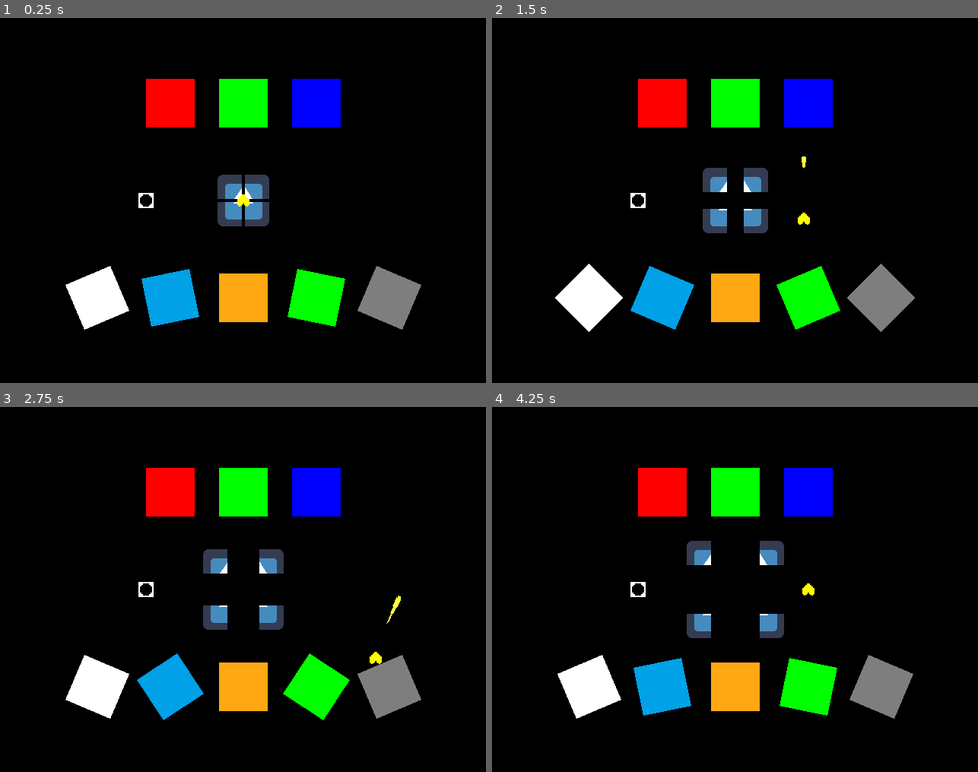
Above: before the commit, frames 1-4 (two rows, left to right).
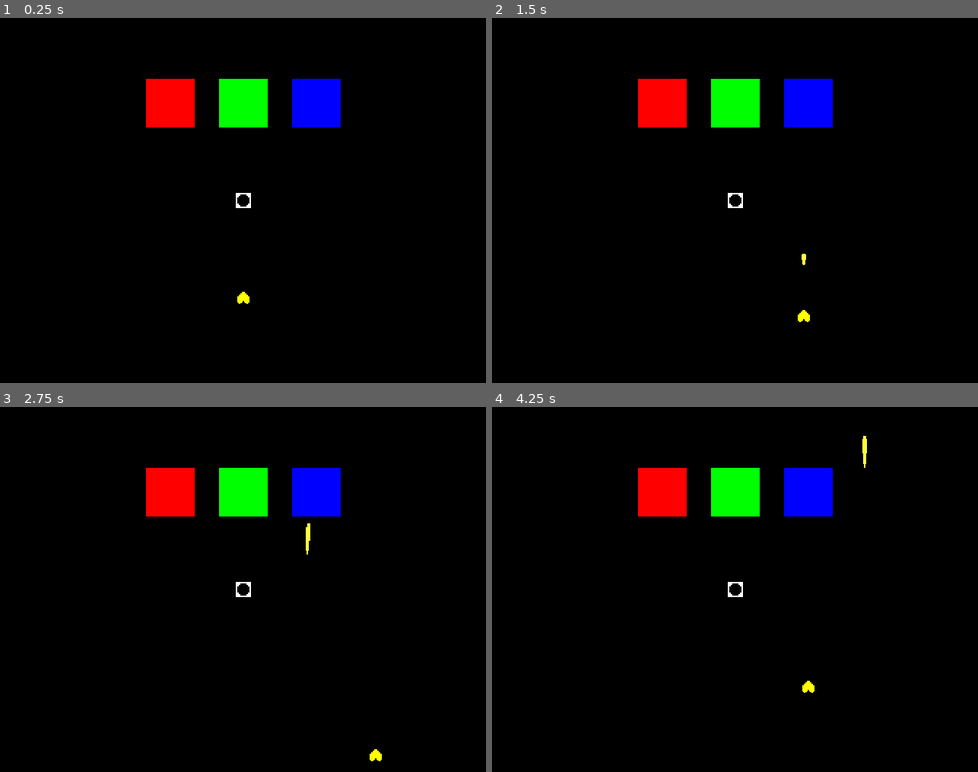
Above: after the commit, the same moments.

Repository: inokoorii/endless-mettaton-godot-3
Game: Godot game, scene res://src/scenes/core/main_scene.tscn
Two runs of this game, one before a commit and one after it. Both use one fixed random seed, a clock stepped at 60 frames per second and the inputs below. The engine's default icon, where the game draws it, is replaced by a stand-in: a white triangle on a blue panel in a dark square.
Inputs:
- Up to frame 1 (0.25 s): no input
- Up to frame 2 (1.5 s): hold Right (move_right) 0.53-1.28 s; tap Z (action_confirm) at 0.6, 1.35 s; hold Down (move_down) from 1.28 s (still down)
- Up to frame 3 (2.75 s): release Down (move_down) at 2.03 s; hold Right (move_right) from 2.03 s (still down); tap Z (action_confirm) at 2.1 s
- Up to frame 4 (4.25 s): release Right (move_right) at 2.78 s; hold Up (move_up) 2.78-3.53 s; tap Z (action_confirm) at 2.85, 3.6 s; hold Left (move_left) from 3.53 s (still down)

The runs differ from the first frame. In frame 1, 8.1% of the frame differs, in the area x 13-87%, y 42-86%; in frame 2, 8.2%; in frame 3, 8.3%, in the area x 13-87%, y 31-98%; in frame 4, 8.3%.

Commit message:
Add `box_type` property to `MettaBox` bullet

Diff:
--- a/src/scenes/battle/battle.tscn
+++ b/src/scenes/battle/battle.tscn
@@ -1,11 +1,8 @@
-[gd_scene load_steps=12 format=2]
+[gd_scene load_steps=8 format=2]
 
 [ext_resource path="res://src/scripts/battle/battle.gd" type="Script" id=1]
 [ext_resource path="res://src/scenes/battle/player/player_heart.tscn" type="PackedScene" id=2]
 [ext_resource path="res://src/scripts/battle/player/player_heart_bullet_detector.gd" type="Script" id=3]
-[ext_resource path="res://src/scripts/battle/enemy_bullets/enemy_bullet.gd" type="Script" id=4]
-[ext_resource path="res://src/scenes/other/sliced_sprite.tscn" type="PackedScene" id=5]
-[ext_resource path="res://icon.png" type="Texture" id=6]
 [ext_resource path="res://src/scenes/battle/enemy_bullets/metta_box.tscn" type="PackedScene" id=7]
 
 [sub_resource type="RectangleShape2D" id=1]
@@ -15,9 +12,6 @@
 extents = Vector2( 64, 64 )
 
 [sub_resource type="RectangleShape2D" id=3]
-extents = Vector2( 64, 64 )
-
-[sub_resource type="RectangleShape2D" id=4]
 extents = Vector2( 64, 64 )
 
 [node name="Battle" type="Node2D"]
@@ -38,14 +32,14 @@
 }
 action = 0
 
-[node name="ColorRect" type="ColorRect" parent="BattlePlayerHeartDetectors/DetectorIgnore"]
+[node name="Sprite" type="ColorRect" parent="BattlePlayerHeartDetectors/DetectorIgnore"]
 margin_left = -64.0
 margin_top = -64.0
 margin_right = 64.0
 margin_bottom = 64.0
 color = Color( 1, 0, 0, 1 )
 
-[node name="CollisionShape2D" type="CollisionShape2D" parent="BattlePlayerHeartDetectors/DetectorIgnore"]
+[node name="Hurtbox" type="CollisionShape2D" parent="BattlePlayerHeartDetectors/DetectorIgnore"]
 visible = false
 shape = SubResource( 1 )
 
@@ -58,14 +52,14 @@
 }
 action = 1
 
-[node name="ColorRect" type="ColorRect" parent="BattlePlayerHeartDetectors/DetectorDestroy"]
+[node name="Sprite" type="ColorRect" parent="BattlePlayerHeartDetectors/DetectorDestroy"]
 margin_left = -64.0
 margin_top = -64.0
 margin_right = 64.0
 margin_bottom = 64.0
 color = Color( 0, 1, 0, 1 )
 
-[node name="CollisionShape2D" type="CollisionShape2D" parent="BattlePlayerHeartDetectors/DetectorDestroy"]
+[node name="Hurtbox" type="CollisionShape2D" parent="BattlePlayerHeartDetectors/DetectorDestroy"]
 visible = false
 shape = SubResource( 2 )
 
@@ -78,161 +72,20 @@
 }
 action = 2
 
-[node name="ColorRect" type="ColorRect" parent="BattlePlayerHeartDetectors/DetectorDeflect"]
+[node name="Sprite" type="ColorRect" parent="BattlePlayerHeartDetectors/DetectorDeflect"]
 margin_left = -64.0
 margin_top = -64.0
 margin_right = 64.0
 margin_bottom = 64.0
 color = Color( 0, 0, 1, 1 )
 
-[node name="CollisionShape2D" type="CollisionShape2D" parent="BattlePlayerHeartDetectors/DetectorDeflect"]
+[node name="Hurtbox" type="CollisionShape2D" parent="BattlePlayerHeartDetectors/DetectorDeflect"]
 visible = false
 shape = SubResource( 3 )
 
 [node name="BattleBullets" type="Node2D" parent="."]
 
-[node name="BulletWhite" type="Area2D" parent="BattleBullets" groups=["BattleEnemyBullets"]]
-position = Vector2( -192, 128 )
-scale = Vector2( 0.5, 0.5 )
-script = ExtResource( 4 )
-__meta__ = {
-"_edit_group_": true
-}
-bullet_type = 0
-bullet_color = 0
-on_hit_damage = 0
-on_hit_heal = 0
-on_hit_invincibility_frames = 900.0
-movement_speed = 0.0
-movement_direction = Vector2( 0, 0 )
-movement_rotation_degrees = -90.0
-movement_rotate_velocity = false
-
-[node name="ColorRect" type="ColorRect" parent="BattleBullets/BulletWhite"]
-margin_left = -64.0
-margin_top = -64.0
-margin_right = 64.0
-margin_bottom = 64.0
-
-[node name="CollisionShape2D" type="CollisionShape2D" parent="BattleBullets/BulletWhite"]
-visible = false
-shape = SubResource( 4 )
-
-[node name="BulletBlue" type="Area2D" parent="BattleBullets" groups=["BattleEnemyBullets"]]
-modulate = Color( 0, 0.635294, 0.909804, 1 )
-position = Vector2( -96, 128 )
-scale = Vector2( 0.5, 0.5 )
-script = ExtResource( 4 )
-__meta__ = {
-"_edit_group_": true
-}
-bullet_type = 0
-bullet_color = 1
-on_hit_damage = 0
-on_hit_heal = 0
-on_hit_invincibility_frames = 900.0
-movement_speed = 0.0
-movement_direction = Vector2( 0, 0 )
-movement_rotation_degrees = -45.0
-movement_rotate_velocity = false
-
-[node name="ColorRect" type="ColorRect" parent="BattleBullets/BulletBlue"]
-margin_left = -64.0
-margin_top = -64.0
-margin_right = 64.0
-margin_bottom = 64.0
-
-[node name="CollisionShape2D" type="CollisionShape2D" parent="BattleBullets/BulletBlue"]
-visible = false
-shape = SubResource( 4 )
-
-[node name="BulletOrange" type="Area2D" parent="BattleBullets" groups=["BattleEnemyBullets"]]
-modulate = Color( 1, 0.662745, 0.0784314, 1 )
-position = Vector2( 0, 128 )
-scale = Vector2( 0.5, 0.5 )
-script = ExtResource( 4 )
-__meta__ = {
-"_edit_group_": true
-}
-bullet_type = 0
-bullet_color = 2
-on_hit_damage = 0
-on_hit_heal = 0
-on_hit_invincibility_frames = 900.0
-movement_speed = 0.0
-movement_direction = Vector2( 0, 0 )
-movement_rotation_degrees = 0.0
-movement_rotate_velocity = false
-
-[node name="ColorRect" type="ColorRect" parent="BattleBullets/BulletOrange"]
-margin_left = -64.0
-margin_top = -64.0
-margin_right = 64.0
-margin_bottom = 64.0
-
-[node name="CollisionShape2D" type="CollisionShape2D" parent="BattleBullets/BulletOrange"]
-visible = false
-shape = SubResource( 4 )
-
-[node name="BulletGreen" type="Area2D" parent="BattleBullets" groups=["BattleEnemyBullets"]]
-modulate = Color( 0, 1, 0, 1 )
-position = Vector2( 96, 128 )
-scale = Vector2( 0.5, 0.5 )
-script = ExtResource( 4 )
-__meta__ = {
-"_edit_group_": true
-}
-bullet_type = 0
-bullet_color = 3
-on_hit_damage = 0
-on_hit_heal = 0
-on_hit_invincibility_frames = 900.0
-movement_speed = 0.0
-movement_direction = Vector2( 0, 0 )
-movement_rotation_degrees = 45.0
-movement_rotate_velocity = false
-
-[node name="ColorRect" type="ColorRect" parent="BattleBullets/BulletGreen"]
-margin_left = -64.0
-margin_top = -64.0
-margin_right = 64.0
-margin_bottom = 64.0
-
-[node name="CollisionShape2D" type="CollisionShape2D" parent="BattleBullets/BulletGreen"]
-shape = SubResource( 4 )
-
-[node name="BulletGray" type="Area2D" parent="BattleBullets" groups=["BattleEnemyBullets"]]
-modulate = Color( 0.498039, 0.498039, 0.498039, 1 )
-position = Vector2( 192, 128 )
-scale = Vector2( 0.5, 0.5 )
-script = ExtResource( 4 )
-__meta__ = {
-"_edit_group_": true
-}
-bullet_type = 0
-bullet_color = 4
-on_hit_damage = 0
-on_hit_heal = 0
-on_hit_invincibility_frames = 900.0
-movement_speed = 0.0
-movement_direction = Vector2( 0, 0 )
-movement_rotation_degrees = 90.0
-movement_rotate_velocity = false
-
-[node name="ColorRect" type="ColorRect" parent="BattleBullets/BulletGray"]
-margin_left = -64.0
-margin_top = -64.0
-margin_right = 64.0
-margin_bottom = 64.0
-
-[node name="CollisionShape2D" type="CollisionShape2D" parent="BattleBullets/BulletGray"]
-visible = false
-shape = SubResource( 4 )
-
-[node name="SlicedSprite" parent="." instance=ExtResource( 5 )]
-texture = ExtResource( 6 )
+[node name="MettaBox" parent="BattleBullets" groups=["MettaBoxes"] instance=ExtResource( 7 )]
 
 [node name="BattlePlayerHeart" parent="." instance=ExtResource( 2 )]
-
-[node name="Box" parent="." instance=ExtResource( 7 )]
-position = Vector2( -128, 0 )
+position = Vector2( 0, 128 )
--- a/src/scenes/battle/enemy_bullets/metta_box.tscn
+++ b/src/scenes/battle/enemy_bullets/metta_box.tscn
@@ -1,8 +1,14 @@
-[gd_scene load_steps=4 format=2]
+[gd_scene load_steps=7 format=2]
 
 [ext_resource path="res://src/scripts/battle/enemy_bullets/metta_box.gd" type="Script" id=1]
-[ext_resource path="res://assets/sprites/battle/enemy_bullets/metta_box/metta_box.png" type="Texture" id=2]
+[ext_resource path="res://assets/sprites/battle/enemy_bullets/metta_box/metta_box_hollow.png" type="Texture" id=2]
 [ext_resource path="res://src/scenes/other/sliced_sprite.tscn" type="PackedScene" id=3]
+[ext_resource path="res://src/scripts/battle/player/player_heart_bullet_detector.gd" type="Script" id=4]
+
+[sub_resource type="RectangleShape2D" id=1]
+
+[sub_resource type="RectangleShape2D" id=2]
+extents = Vector2( 8, 8 )
 
 [node name="MettaBox" type="Area2D" groups=["BattleEnemyBullets"]]
 script = ExtResource( 1 )
@@ -19,3 +25,15 @@
 
 [node name="BoxSprite" parent="." instance=ExtResource( 3 )]
 texture = ExtResource( 2 )
+
+[node name="Hitbox" type="CollisionShape2D" parent="."]
+shape = SubResource( 1 )
+
+[node name="HeartBulletDetector" type="Area2D" parent="." groups=["BattlePlayerHeartBulletDetectors"]]
+script = ExtResource( 4 )
+action = 1
+
+[node name="Hurtbox" type="CollisionShape2D" parent="HeartBulletDetector"]
+shape = SubResource( 2 )
+
+[node name="VisibilityNotifier2D" type="VisibilityNotifier2D" parent="."]
--- a/src/scenes/battle/player/player_heart.tscn
+++ b/src/scenes/battle/player/player_heart.tscn
@@ -1,9 +1,13 @@
-[gd_scene load_steps=4 format=2]
+[gd_scene load_steps=6 format=2]
 
 [ext_resource path="res://src/scripts/battle/player/player_heart.gd" type="Script" id=1]
 [ext_resource path="res://resources/spriteframes/battle/player/player_heart.tres" type="SpriteFrames" id=2]
+[ext_resource path="res://src/scripts/battle/enemy_bullets/enemy_bullet_detector.gd" type="Script" id=3]
 
-[sub_resource type="RectangleShape2D" id=1]
+[sub_resource type="CircleShape2D" id=3]
+radius = 8.0
+
+[sub_resource type="RectangleShape2D" id=2]
 extents = Vector2( 8, 8 )
 
 [node name="BattlePlayerHeart" type="KinematicBody2D" groups=["BattlePlayerHearts"]]
@@ -16,4 +20,10 @@
 frames = ExtResource( 2 )
 
 [node name="HeartCollider" type="CollisionShape2D" parent="."]
-shape = SubResource( 1 )
+shape = SubResource( 3 )
+
+[node name="EnemyBulletDetector" type="Area2D" parent="." groups=["BattleEnemyBulletDetectors"]]
+script = ExtResource( 3 )
+
+[node name="Hurtbox" type="CollisionShape2D" parent="EnemyBulletDetector"]
+shape = SubResource( 2 )
--- a/src/scenes/core/main_scene.tscn
+++ b/src/scenes/core/main_scene.tscn
@@ -3,11 +3,12 @@
 [ext_resource path="res://src/scripts/core/main_scene.gd" type="Script" id=1]
 [ext_resource path="res://src/scenes/battle/battle.tscn" type="PackedScene" id=2]
 
-[node name="MainScene" type="Control" groups=["MainScenes"]]
+[node name="MainScene" type="Control"]
 anchor_right = 1.0
 anchor_bottom = 1.0
 script = ExtResource( 1 )
 __meta__ = {
+"_edit_group_": true,
 "_edit_lock_": true
 }
 
@@ -15,13 +16,8 @@
 anchor_right = 1.0
 anchor_bottom = 1.0
 color = Color( 0, 0, 0, 1 )
-__meta__ = {
-"_edit_lock_": true
-}
 
-[node name="Viewports" type="Node" parent="."]
-
-[node name="Game" type="ViewportContainer" parent="Viewports"]
+[node name="GameViewportContainer" type="ViewportContainer" parent="."]
 anchor_left = 0.5
 anchor_top = 0.5
 anchor_right = 0.5
@@ -30,14 +26,11 @@
 margin_top = -240.0
 margin_right = 320.0
 margin_bottom = 240.0
-__meta__ = {
-"_edit_lock_": true
-}
 
-[node name="GameViewport" type="Viewport" parent="Viewports/Game"]
+[node name="GameViewport" type="Viewport" parent="GameViewportContainer"]
 size = Vector2( 640, 480 )
 transparent_bg = true
 handle_input_locally = false
 render_target_update_mode = 3
 
-[node name="Battle" parent="Viewports/Game/GameViewport" instance=ExtResource( 2 )]
+[node name="Battle" parent="GameViewportContainer/GameViewport" instance=ExtResource( 2 )]
--- a/src/scripts/battle/battle.gd
+++ b/src/scripts/battle/battle.gd
@@ -1,6 +1 @@
 extends Node2D
-
-
-func _physics_process(delta: float) -> void:
-	$SlicedSprite.h_separation += 7.5 * delta
-	$SlicedSprite.v_separation += 7.5 * delta
--- a/src/scripts/battle/enemy_bullets/enemy_bullet.gd
+++ b/src/scripts/battle/enemy_bullets/enemy_bullet.gd
@@ -254,10 +254,8 @@
 
 
 func property_can_revert(property: String):
-	var property_list: Dictionary = _get_property_list_reverts()
-	return property_list.has(property)
+	return _get_property_list_reverts().has(property)
 
 
 func property_get_revert(property: String):
-	var property_list: Dictionary = _get_property_list_reverts()
-	return property_list.get(property)
+	return _get_property_list_reverts().get(property)
--- a/src/scripts/battle/enemy_bullets/enemy_bullet_detector.gd
+++ b/src/scripts/battle/enemy_bullets/enemy_bullet_detector.gd
@@ -33,10 +33,8 @@
 
 
 func property_can_revert(property: String):
-	var property_list: Dictionary = _get_property_list_reverts()
-	return property_list.has(property)
+	return _get_property_list_reverts().has(property)
 
 
 func property_get_revert(property: String):
-	var property_list: Dictionary = _get_property_list_reverts()
-	return property_list.get(property)
+	return _get_property_list_reverts().get(property)
--- a/src/scripts/battle/enemy_bullets/metta_box.gd
+++ b/src/scripts/battle/enemy_bullets/metta_box.gd
@@ -21,6 +21,33 @@
 # SCRIPT ONREADY VARIABLES
 onready var box_sprite: SlicedSprite = \
 		get_node_or_null("BoxSprite")
+onready var heart_bullet_detector: BattlePlayerHeartBulletDetector = \
+		get_node_or_null("HeartBulletDetector")
+onready var visibility_notifier_2d: VisibilityNotifier2D = \
+		get_node_or_null("VisibilityNotifier2D")
+
+
+# GODOT OVERRIDEN BUILT-IN VIRTUAL FUNCTIONS
+func _ready() -> void:
+	add_to_group("MettaBoxes", true)
+	_update_sprite_texture()
+
+
+# SCRIPT PRIVATE FUNCTIONS
+func _update_sprite_texture() -> void:
+	if is_instance_valid(box_sprite):
+		var texture: StreamTexture
+
+		match box_type:
+			BoxTypes.BOX_TYPE_HOLLOW:
+				texture = preload(
+						"res://assets/sprites/battle/enemy_bullets/metta_box/metta_box_hollow.png")
+
+			BoxTypes.BOX_TYPE_SOLID:
+				texture = preload(
+						"res://assets/sprites/battle/enemy_bullets/metta_box/metta_box_solid.png")
+
+		box_sprite.texture = texture
 
 
 # SCRIPT SETTER FUNCTIONS
@@ -28,6 +55,7 @@
 	box_type = value
 	box_type = clamp(box_type, 0, BoxTypes.size() - 1) as int
 	emit_signal("box_type_changed")
+	_update_sprite_texture()
 
 
 # SCRIPT PROPERTY LIST FUNCTIONS
@@ -69,10 +97,8 @@
 
 
 func property_can_revert(property: String):
-	var property_list: Dictionary = _get_property_list_reverts()
-	return property_list.has(property)
+	return _get_property_list_reverts().has(property)
 
 
 func property_get_revert(property: String):
-	var property_list: Dictionary = _get_property_list_reverts()
-	return property_list.get(property)
+	return _get_property_list_reverts().get(property)
--- a/src/scripts/battle/player/player_heart.gd
+++ b/src/scripts/battle/player/player_heart.gd
@@ -77,7 +77,7 @@
 				get_parent().add_child(bullet)
 				bullet.position = position + bullet_firing_offset
 
-				bullet_firing_cooldown_left = bullet_firing_cooldown
+				bullet_firing_cooldown_left = bullet_firing_cooldown * delta
 				emit_signal("bullet_fired", bullet)
 
 
@@ -158,9 +158,9 @@
 
 func property_can_revert(property: String):
 	var property_list: Dictionary = _get_property_list_reverts()
-	return property_list.has(property)
+	return _get_property_list_reverts().has(property)
 
 
 func property_get_revert(property: String):
 	var property_list: Dictionary = _get_property_list_reverts()
-	return property_list.get(property)
+	return _get_property_list_reverts().get(property)
--- a/src/scripts/battle/player/player_heart_bullet.gd
+++ b/src/scripts/battle/player/player_heart_bullet.gd
@@ -134,10 +134,8 @@
 
 
 func property_can_revert(property: String):
-	var property_list: Dictionary = _get_property_list_reverts()
-	return property_list.has(property)
+	return _get_property_list_reverts().has(property)
 
 
 func property_get_revert(property: String):
-	var property_list: Dictionary = _get_property_list_reverts()
-	return property_list.get(property)
+	return _get_property_list_reverts().get(property)
--- a/src/scripts/battle/player/player_heart_bullet_deflected.gd
+++ b/src/scripts/battle/player/player_heart_bullet_deflected.gd
@@ -111,10 +111,8 @@
 
 
 func property_can_revert(property: String):
-	var property_list: Dictionary = _get_property_list_reverts()
-	return property_list.has(property)
+	return _get_property_list_reverts().has(property)
 
 
 func property_get_revert(property: String):
-	var property_list: Dictionary = _get_property_list_reverts()
-	return property_list.get(property)
+	return _get_property_list_reverts().get(property)
--- a/src/scripts/battle/player/player_heart_bullet_detector.gd
+++ b/src/scripts/battle/player/player_heart_bullet_detector.gd
@@ -96,10 +96,8 @@
 
 
 func property_can_revert(property: String):
-	var property_list: Dictionary = _get_property_list_reverts()
-	return property_list.has(property)
+	return _get_property_list_reverts().has(property)
 
 
 func property_get_revert(property: String):
-	var property_list: Dictionary = _get_property_list_reverts()
-	return property_list.get(property)
+	return _get_property_list_reverts().get(property)
--- a/src/scripts/core/main_scene.gd
+++ b/src/scripts/core/main_scene.gd
@@ -11,9 +11,9 @@
 onready var clear_color: ColorRect = \
 		get_node_or_null("ClearColor")
 onready var game_viewport_container: ViewportContainer = \
-		get_node_or_null("Viewports/Game")
+		get_node_or_null("GameViewportContainer")
 onready var game_viewport: Viewport = \
-		get_node_or_null("Viewports/Game/GameViewport")
+		get_node_or_null("GameViewportContainer/GameViewport")
 
 
 # GODOT OVERRIDEN BUILT-IN VIRTUAL FUNCTIONS
--- a/src/scripts/other/sliced_sprite.gd
+++ b/src/scripts/other/sliced_sprite.gd
@@ -43,8 +43,8 @@
 	_update_sprite_textures()
 	_update_sprite_normal_maps()
 	_update_sprite_offsets()
-	_update_sprite_regions()
-	_update_sprite_transforms()
+	_update_sprite_region_rects()
+	_update_sprite_positions()
 
 
 # CLASS PRIVATE FUNCTIONS
@@ -98,7 +98,7 @@
 		bottom_right.flip_v = flip_v
 
 
-func _update_sprite_regions() -> void:
+func _update_sprite_region_rects() -> void:
 	if not texture:
 		if is_instance_valid(top_left):
 			top_left.region_rect.size = Vector2.ZERO
@@ -157,7 +157,7 @@
 				bottom_right.region_rect.position.y = 0
 
 
-func _update_sprite_transforms() -> void:
+func _update_sprite_positions() -> void:
 	if not texture:
 		if is_instance_valid(top_left):
 			top_left.position = Vector2.ZERO
@@ -197,42 +197,40 @@
 	texture = value
 	emit_signal("texture_changed")
 	_update_sprite_textures()
-	_update_sprite_regions()
-	_update_sprite_transforms()
+	_update_sprite_region_rects()
+	_update_sprite_positions()
 
 
 func set_normal_map(value: Texture) -> void:
 	normal_map = value
-
 	_update_sprite_normal_maps()
 
 
 func set_offset(value: Vector2) -> void:
 	offset = value
-
 	_update_sprite_offsets()
 
 
 func set_flip_h(value: bool) -> void:
 	flip_h = value
 	_update_sprite_offsets()
-	_update_sprite_regions()
+	_update_sprite_region_rects()
 
 
 func set_flip_v(value: bool) -> void:
 	flip_v = value
 	_update_sprite_offsets()
-	_update_sprite_regions()
+	_update_sprite_region_rects()
 
 
 func set_h_separation(value: float) -> void:
 	h_separation = value
-	_update_sprite_transforms()
+	_update_sprite_positions()
 
 
 func set_v_separation(value: float) -> void:
 	v_separation = value
-	_update_sprite_transforms()
+	_update_sprite_positions()
 
 
 # CLASS PROPERTY LIST FUNCTIONS
@@ -331,10 +329,8 @@
 
 
 func property_can_revert(property: String):
-	var property_list: Dictionary = _get_property_list_reverts()
-	return property_list.has(property)
+	return _get_property_list_reverts().has(property)
 
 
 func property_get_revert(property: String):
-	var property_list: Dictionary = _get_property_list_reverts()
-	return property_list.get(property)
+	return _get_property_list_reverts().get(property)
Binary file added: assets/masks/battle/enemy_bullets/metta_box.png
Not shown, added: assets/masks/battle/enemy_bullets/metta_box.png.import
Binary file added: assets/masks/battle/player/player_heart.png
Not shown, changed: assets/masks/battle/player/player_heart.png.import
Binary file added: assets/masks/battle/player/player_heart_bullet.png
Not shown, added: assets/masks/battle/player/player_heart_bullet.png.import
Binary file added: assets/masks/battle/ui/button_act.png
Not shown, added: assets/masks/battle/ui/button_act.png.import
Binary file added: assets/masks/battle/ui/button_fight.png
Not shown, added: assets/masks/battle/ui/button_fight.png.import
Binary file added: assets/masks/battle/ui/button_item.png
Not shown, added: assets/masks/battle/ui/button_item.png.import
(and 6 more such lines)
